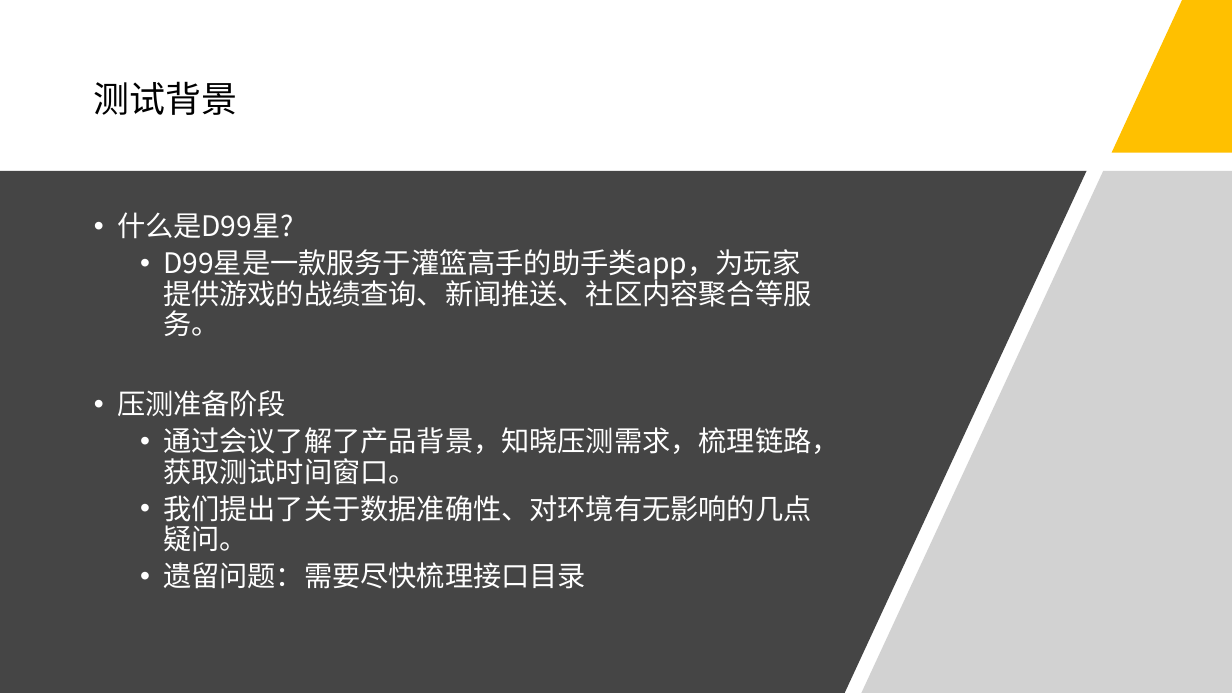
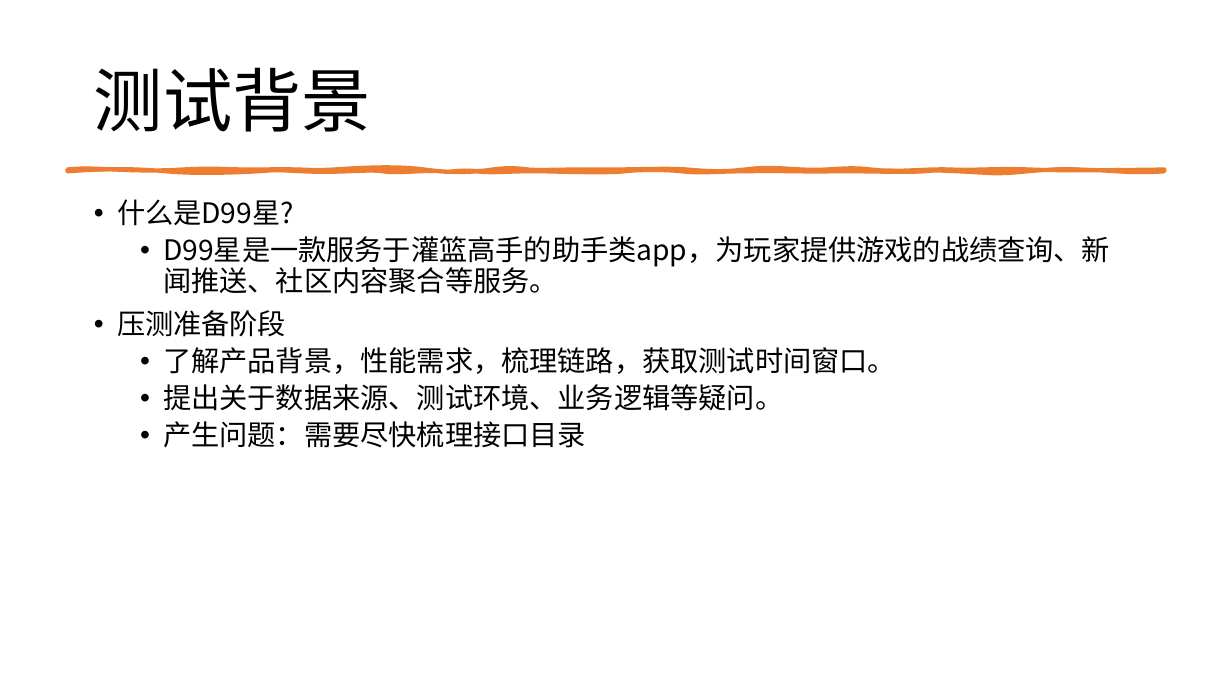
Before and after one commit to Rexixe1993/-, a slide deck: slide 2 of D99压测分享会.pptx. Drawn at 1232x693 pixels with LibreOffice and Linux fonts; fonts in the diff are those of the drawing. Boxes give left, top, right and bottom in pixels: in the first picture for what was removed or moved away, otherwise in the second. Text is boxed around its words. In the diff, an @@ line names an element or a change of style, - is before the commit and + after.

```diff
--- a/D99压测分享会.pptx
+++ b/D99压测分享会.pptx
@@ background #454545 to #FFFFFF @@
@@ rectangle removed at (0, 0, 1232, 693) @@
@@ freeform shape removed at (1112, 0, 1232, 152) @@
@@ title "测试背景": place and size @@
-title "测试背景" at (94, 81, 238, 115)
+title "测试背景" at (94, 67, 371, 132)
@@ title "测试背景" at (94, 67, 371, 132): size 28 to 54 pt; line spacing 1 to 0.9; vertical alignment top to middle @@
@@ freeform shape removed at (0, 171, 1087, 693) @@
@@ freeform shape added at (67, 169, 1165, 171), fill #ED7D31, outline #ED7D31 3.25 pt @@
@@ freeform shape removed at (861, 171, 1232, 693) @@
@@ text "什么是D99星?": place and size @@
-text "什么是D99星?" at (117, 212, 839, 589)
+text "什么是D99星?" at (117, 199, 1110, 448)
@@ text at (117, 199, 1110, 337): text colour #FFFFFF to #000000 in "什么是D99星?", "D99星是一款服务于灌篮高手的助手类app，为玩家提供游戏的战绩查询、新闻推送、社区内容聚合等服务。", "压测准备阶段" @@
@@ text at (163, 347, 896, 448): text changed; text colour #FFFFFF to #000000 @@
-  • 通过会议了解了产品背景，知晓压测需求，梳理链路，获取测试时间窗口。
-  • 我们提出了关于数据准确性、对环境有无影响的几点疑问。
-  • 遗留问题：需要尽快梳理接口目录
+  • 了解产品背景，性能需求，梳理链路，获取测试时间窗口。
+  • 提出关于数据来源、测试环境、业务逻辑等疑问。
+  • 产生问题：需要尽快梳理接口目录
```
Also in this commit, not shown: 10 other slides changed, 1 slide added, 1 slide removed.
